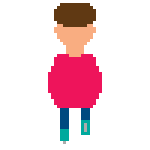
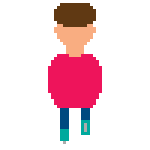
Layer changes from the first 150 × 150 image to the second:
painted on "Layer 3" over box(48, 60, 102, 72)
